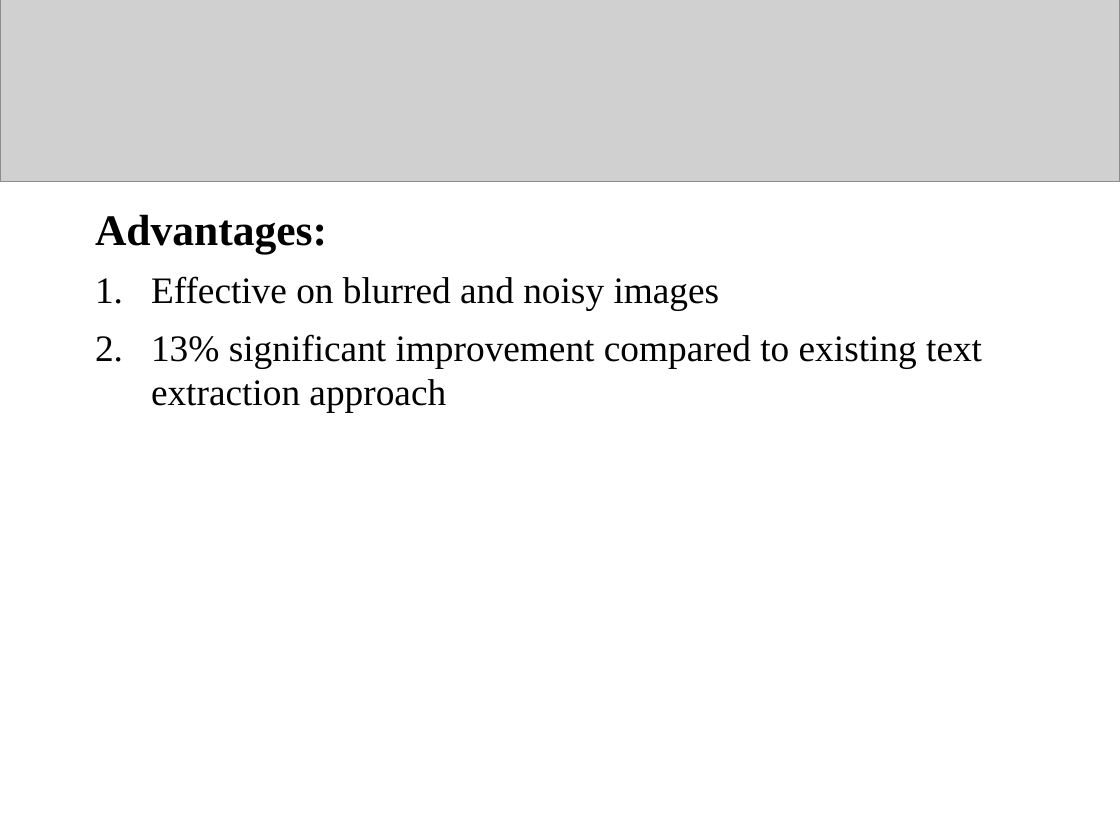
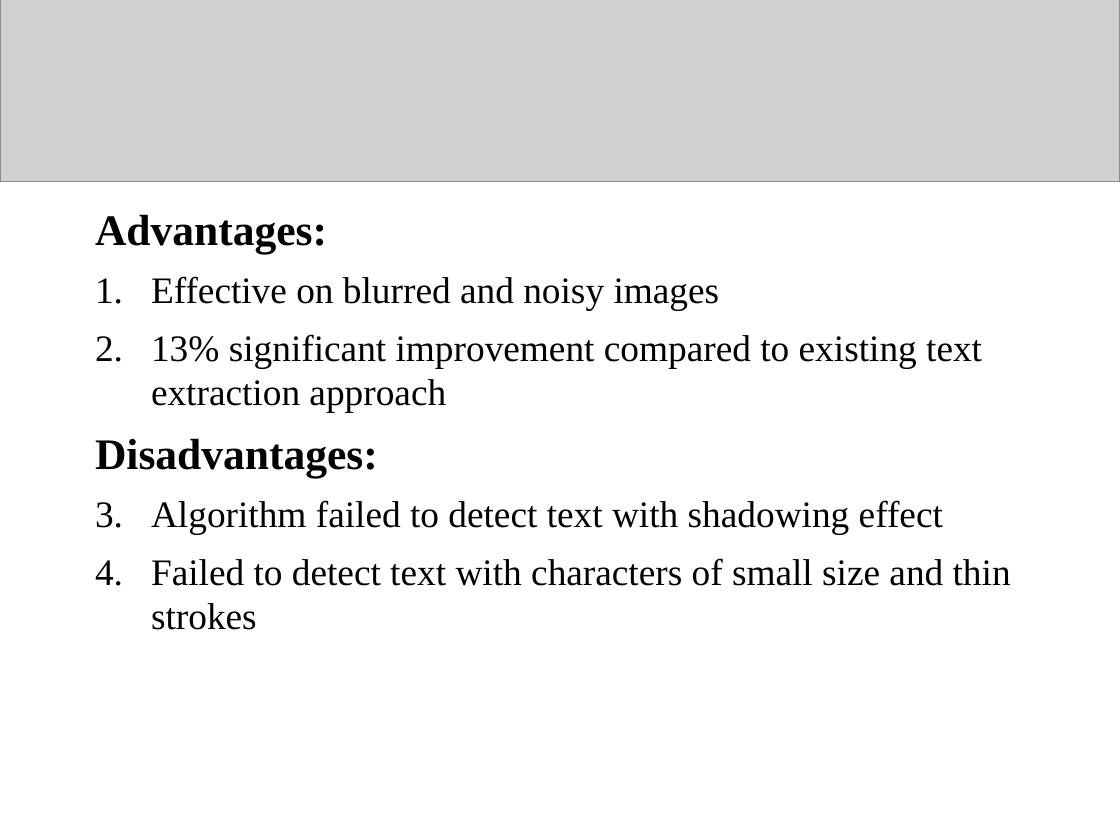
Before and after one commit to sreeragrnandan/Design-Project, a slide deck: slide 14 of DP G7 first review.pptx (slide 16 before the commit). Drawn at 1120x840 pixels with LibreOffice and Linux fonts; fonts in the diff are those of the drawing; grey boxes stand for pictures. Boxes give left, top, right and bottom in pixels: in the first picture for what was removed or moved away, otherwise in the second. Text is boxed around its words. In the diff, an @@ line names an element or a change of style, - is before the commit and + after.

```diff
--- a/DP G7 first review.pptx
+++ b/DP G7 first review.pptx
@@ text at <box>95,438,1011,630</box>: paragraphs added @@
+Disadvantages:
+1. Algorithm failed to detect text with shadowing effect
+2. Failed to detect text with characters of small size and thin strokes
```
Also in this commit, not shown: 9 other slides changed, 2 slides added, 3 slides removed, 1 other file.
